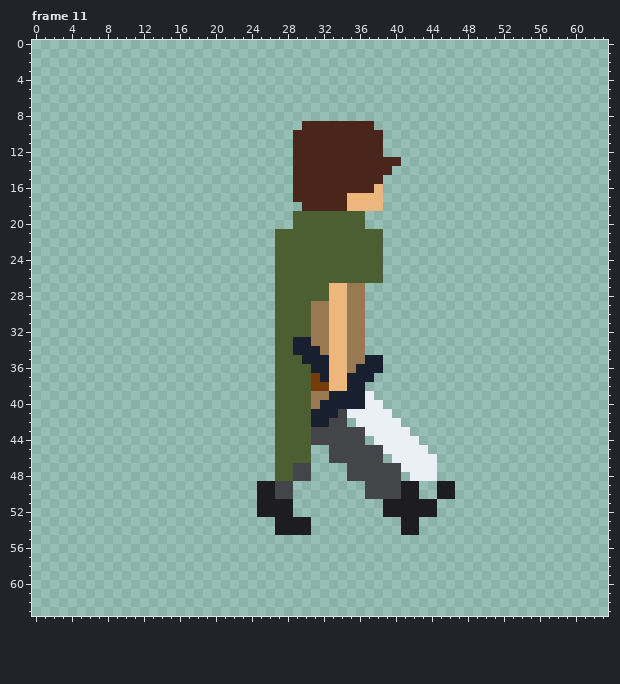
Two states of a pixel-art file, Assets/asprite/PlayerStage1.aseprite. Above is the file before it was changed.
64x64 pixels, 16 frames. Shown: frame 11. The commit also changed other frames, which this record leaves out.
After:
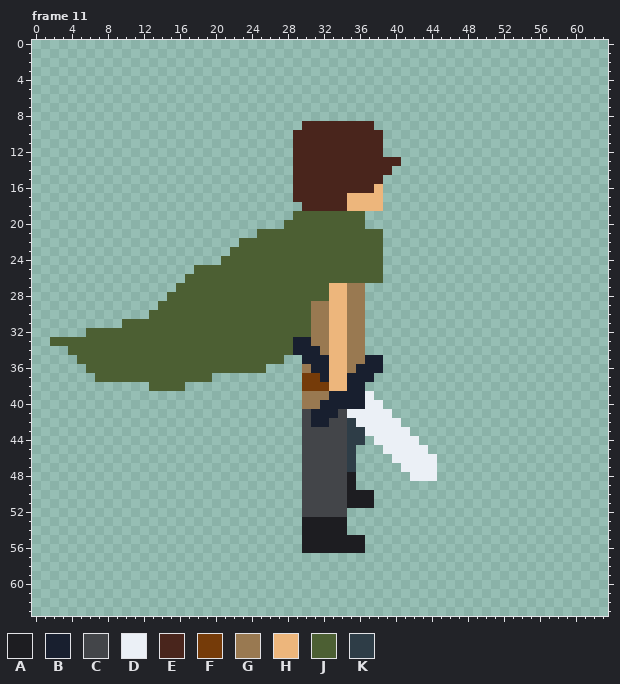
Palette (. is transparent): A #1d1d21  B #181f2f  C #434549  D #ebf0f6  E #49251c  F #753b09  G #997951  H #edb67c  J #4c5f33  K #2e3d47
What changed:
--- frame 11
@@ x 0..63 @@
 19 .............................JJJJJJJJ...........................
-20 .............................JJJJJJJJ...........................
-21 ...........................JJJJJJJJJJJJ.........................
-22 ...........................JJJJJJJJJJJJ.........................
-23 ...........................JJJJJJJJJJJJ.........................
-24 ...........................JJJJJJJJJJJJ.........................
-25 ...........................JJJJJJJJJJJJ.........................
-26 ...........................JJJJJJJJJJJJ.........................
-27 ...........................JJJJJJHHGG...........................
-28 ...........................JJJJJJHHGG...........................
-29 ...........................JJJJGGHHGG...........................
-30 ...........................JJJJGGHHGG...........................
-31 ...........................JJJJGGHHGG...........................
-32 ...........................JJJJGGHHGG...........................
-33 ...........................JJBBGGHHGG...........................
-34 ...........................JJBBBGHHGG...........................
-35 ...........................JJJBBBHHGGBB.........................
-36 ...........................JJJJBBHHGBBB.........................
-37 ...........................JJJJFBHHBBB..........................
-38 ...........................JJJJFFHHBB...........................
-39 ...........................JJJJGGBBBBD..........................
-40 ...........................JJJJGBBBBBDD.........................
-41 ...........................JJJJBBBCDDDDD........................
-42 ...........................JJJJBBCC.DDDDD.......................
-43 ...........................JJJJCCCCCCDDDDD......................
-44 ...........................JJJJCCCCCC.DDDDD.....................
-45 ...........................JJJJ..CCCCCCDDDDD....................
-46 ...........................JJJJ..CCCCCC.DDDDD...................
-47 ...........................JJCC....CCCCCCDDDD...................
-48 ...........................JJCC....CCCCCC.DDD...................
-49 .........................AACC........CCCCAA..AA.................
-50 .........................AACC........CCCCAA..AA.................
-51 .........................AAAA..........AAAAAA...................
-52 .........................AAAA..........AAAAAA...................
-53 ...........................AAAA..........AA.....................
-54 ...........................AAAA..........AA.....................
-55 ................................................................
-56 ................................................................
+20 ............................JJJJJJJJJ...........................
+21 .........................JJJJJJJJJJJJJJ.........................
+22 .......................JJJJJJJJJJJJJJJJ.........................
+23 ......................JJJJJJJJJJJJJJJJJ.........................
+24 .....................JJJJJJJJJJJJJJJJJJ.........................
+25 ..................JJJJJJJJJJJJJJJJJJJJJ.........................
+26 .................JJJJJJJJJJJJJJJJJJJJJJ.........................
+27 ................JJJJJJJJJJJJJJJJJHHGG...........................
+28 ...............JJJJJJJJJJJJJJJJJJHHGG...........................
+29 ..............JJJJJJJJJJJJJJJJJGGHHGG...........................
+30 .............JJJJJJJJJJJJJJJJJJGGHHGG...........................
+31 ..........JJJJJJJJJJJJJJJJJJJJJGGHHGG...........................
+32 ......JJJJJJJJJJJJJJJJJJJJJJJJJGGHHGG...........................
+33 ..JJJJJJJJJJJJJJJJJJJJJJJJJJJBBGGHHGG...........................
+34 ....JJJJJJJJJJJJJJJJJJJJJJJJJBBBGHHGG...........................
+35 .....JJJJJJJJJJJJJJJJJJJJJJJ..BBBHHGGBB.........................
+36 ......JJJJJJJJJJJJJJJJJJJJ....GBBHHGBBB.........................
+37 .......JJJJJJJJJJJJJ..........FFBHHBBB..........................
+38 .............JJJJ.............FFFHHBB...........................
+39 ..............................GGGBBBBD..........................
+40 ..............................GGBBBBBDD.........................
+41 ..............................CBBBCDDDDD........................
+42 ..............................CBBCCKDDDDD.......................
+43 ..............................CCCCCKKDDDDD......................
+44 ..............................CCCCCKK.DDDDD.....................
+45 ..............................CCCCCK...DDDDD....................
+46 ..............................CCCCCK....DDDDD...................
+47 ..............................CCCCCK.....DDDD...................
+48 ..............................CCCCCA......DDD...................
+49 ..............................CCCCCA............................
+50 ..............................CCCCCAAA..........................
+51 ..............................CCCCCAAA..........................
+52 ..............................CCCCC.............................
+53 ..............................AAAAA.............................
+54 ..............................AAAAA.............................
+55 ..............................AAAAAAA...........................
+56 ..............................AAAAAAA...........................
 57 ................................................................
Where, in picture pixels (left, top, right, bottom), the same in both pictures:
changed: (50, 220, 455, 553)
